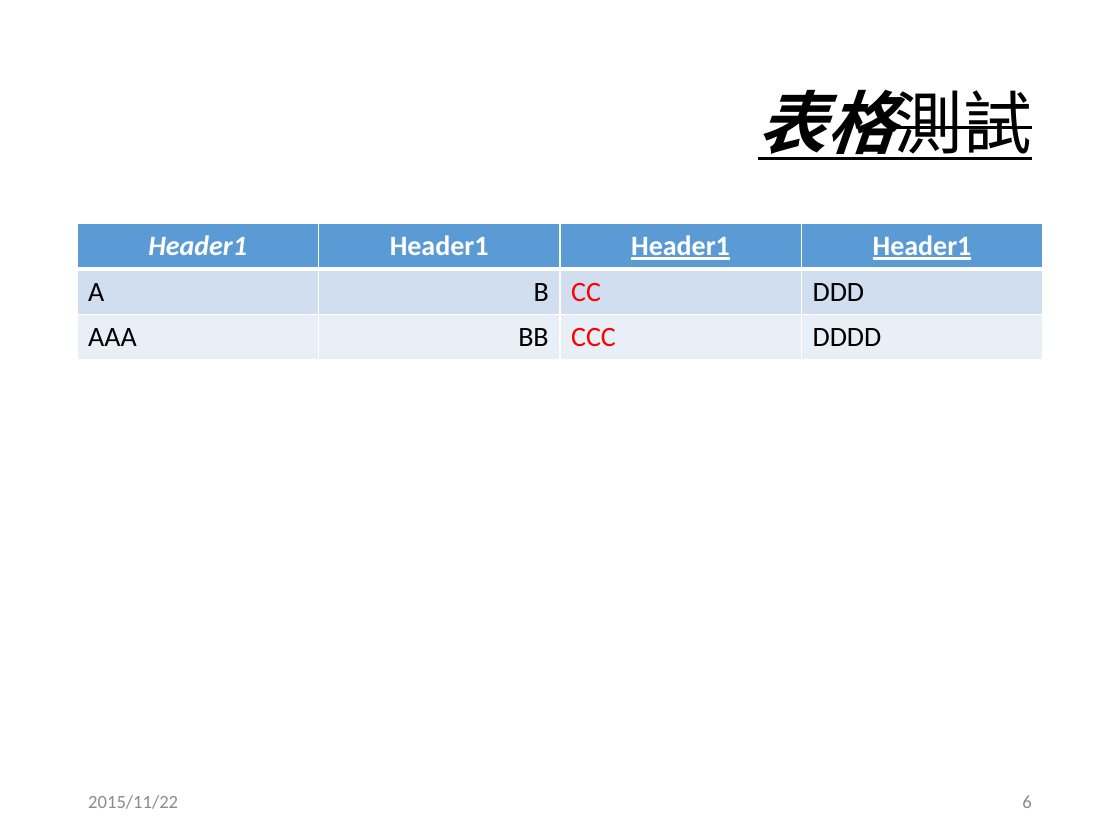
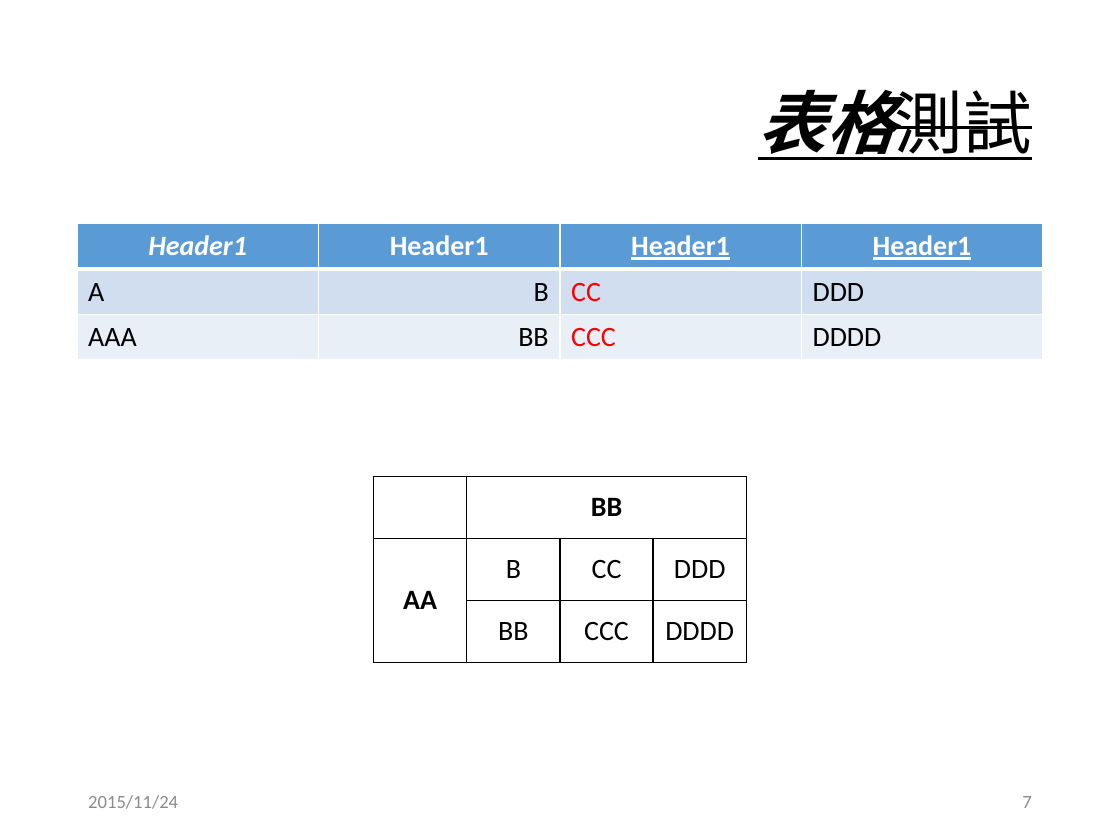
Before and after one commit to g21589/PPTX2HTML, a slide deck: slide 7 of files/test.pptx (slide 6 before the commit). Drawn at 1120x840 pixels with LibreOffice and Linux fonts; fonts in the diff are those of the drawing. Boxes give left, top, right and bottom in pixels: in the first picture for what was removed or moved away, otherwise in the second. Text is boxed around its words. In the diff, an @@ line names an element or a change of style, - is before the commit and + after.

```diff
--- a/files/test.pptx
+++ b/files/test.pptx
@@ table added at (374, 476, 746, 662), 3 rows, 4 columns @@
+ | BB |  | 
+AA | B | CC | DDD
+ | BB | CCC | DDDD
@@ text at (88, 795, 178, 809): text changed @@
-2015/11/22
+2015/11/24
@@ page number at (1022, 796, 1031, 808): text changed @@
-6
+7
```
Also in this commit, not shown: 8 other slides changed, 1 slide added, 39 other files.
